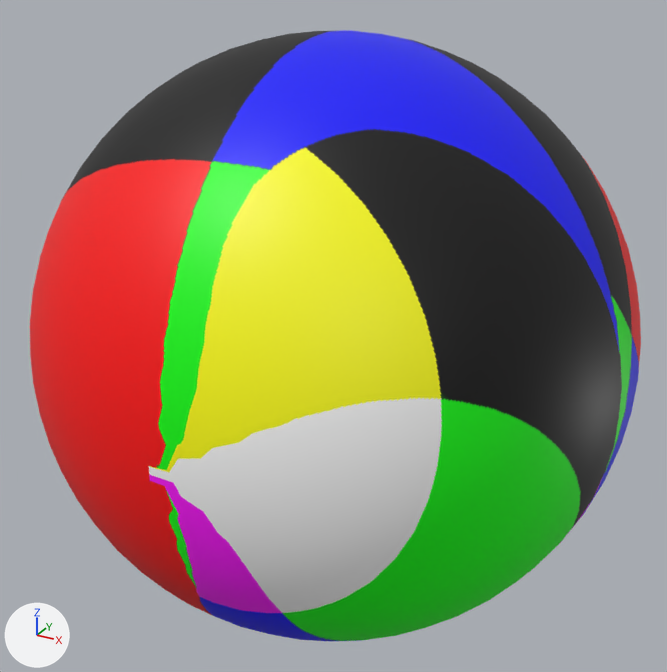
A saved change to the Blender file prototypes/8-colored-sphere/8-colored-sphere.blend.
Camera for both pictures: a 50 mm camera at (1.403, -2.563, 1.28) aimed at (-0.005, -0.003, 0.0). Lighting does not change. The marker at lower left points along +X, +Y and +Z.

The older version as bpy lines, for what is in view:
```python
me_fmo = bpy.data.meshes.new('FMO')
me_fmo.from_pydata(...)  # 1213 vertices, 2422 faces; spans x -1.0..1.0, y -1.0..1.0, z -1.0..1.0
me_fmo.polygons.foreach_set('use_smooth', [True] * 2422)
me_fmo.materials.append(mat_material_002)  # picture img_8_colored_sphere_tex_png
ob_fmo = bpy.data.objects.new('FMO', me_fmo)
ob_fmo.location = (0.0, 0.0, 0.0)
ob_fmo.rotation_euler = (1.571, 0.0, 0.0)  # degrees (90, 0, 0)
```
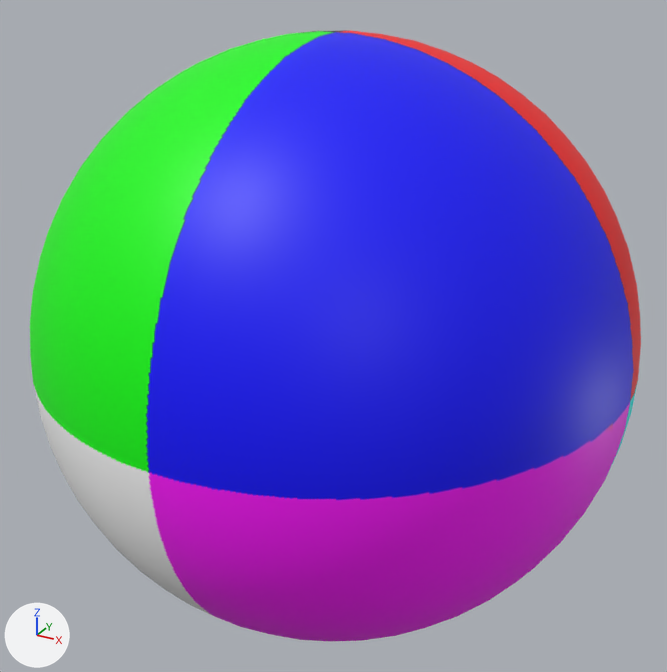
Boxes [x1, y1, x2, y2] around the edits, measured in the pictures (667 x 672 px):
```json
{"part": 1, "of": "me_fmo", "change": "built on", "before": [33, 30, 637, 616], "after": [33, 30, 637, 616]}
{"part": 2, "of": "me_fmo", "change": "surface changed", "before": [30, 31, 640, 641], "after": [30, 31, 640, 641]}
```

Edits to the scene script, one JSON object a line:
```json
{"block": "me_fmo", "where": "# used by ob_fmo; location = (0.0, 0.0, 0.0); rotation_euler = (1.571, 0.0, 0.0), in degrees (90, 0, 0)"}
{"op": "remove", "block": "me_fmo", "code": "me_fmo.from_pydata(...)  # 1213 vertices, 2422 faces; spans x -1.0..1.0, y -1.0..1.0, z -1.0..1.0"}
{"op": "add", "block": "me_fmo", "code": "me_fmo.from_pydata(...)  # 1281 vertices, 2554 faces; spans x -1.0..1.0, y -1.0..1.0, z -1.0..1.0"}
{"block": "me_fmo", "change": "me_fmo part 1"}
{"block": "me_fmo", "change": "132 faces are deleted"}
{"block": "me_fmo", "change": "3 vertices are added at (0.64, 0.77, 0.0), (0.64, 0.77, 0.0), (0.65, 0.76, 0.0)"}
{"block": "me_fmo", "change": "14 new vertices lie (0.0, 0.0, 0.06) away from vertices in x -1.0..1.0, y -0.57..0.57, z -0.06"}
{"block": "me_fmo", "change": "14 new vertices lie (0.06, 0.0, 0.0) away from vertices in x -0.06, y -1.0..1.0, z -0.57..0.57"}
{"block": "me_fmo", "change": "13 new vertices lie (0.0, -0.06, 0.0) away from vertices in x -0.57..0.57, y 0.06, z -0.98..1.0"}
{"block": "me_fmo", "change": "8 new vertices lie (0.0, 0.0, 0.05) away from vertices in x -0.7..0.7, y -0.81..0.81, z -0.05"}
{"block": "me_fmo", "change": "8 new vertices lie (0.05, 0.0, 0.0) away from vertices in x -0.05, y -0.7..0.7, z -0.81..0.81"}
{"block": "me_fmo", "change": "8 new vertices lie (0.0, -0.05, 0.0) away from vertices in x -0.81..0.81, y 0.05, z -0.7..0.7"}
{"block": "me_fmo", "change": "264 new faces join them"}
{"block": "me_fmo", "change": "me_fmo part 2: 2289 kept faces spanning x -1.0..1.0, y -1.0..1.0, z -1.0..1.0 get new texture (UV) coordinates"}
{"block": "me_fmo", "change": "me_fmo part 3: the surface is now shaded flat"}
```
